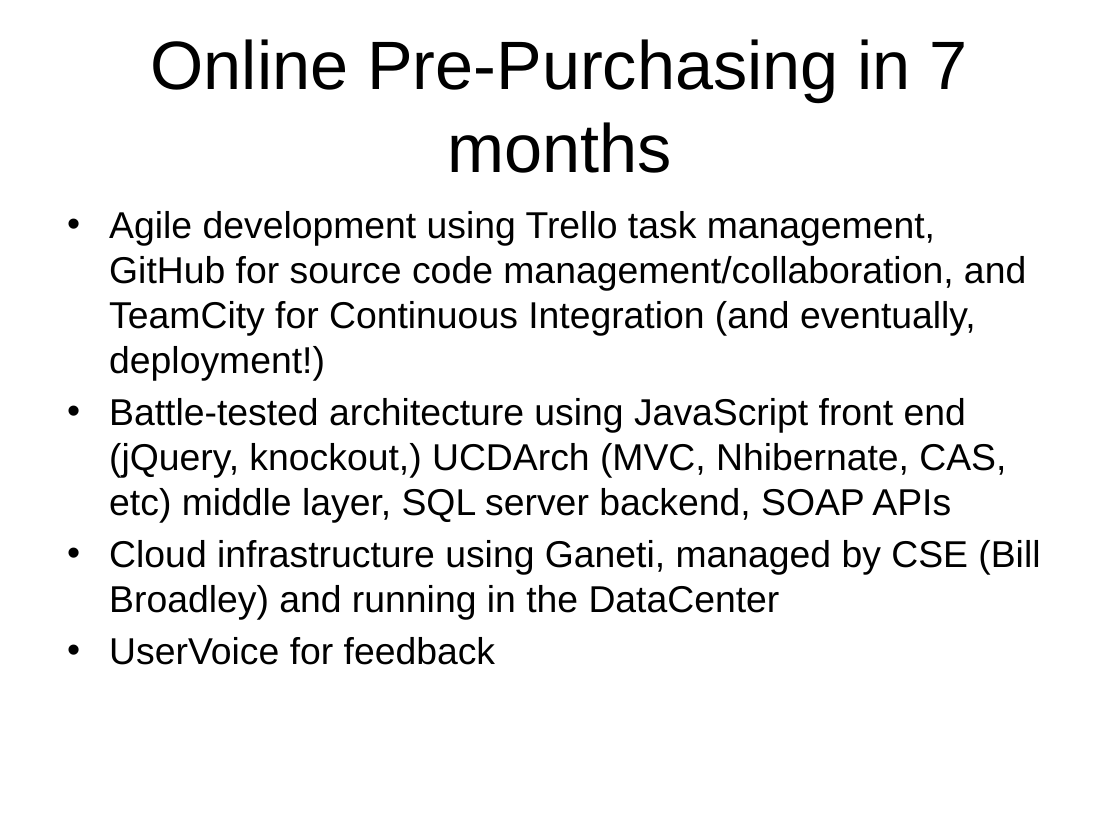
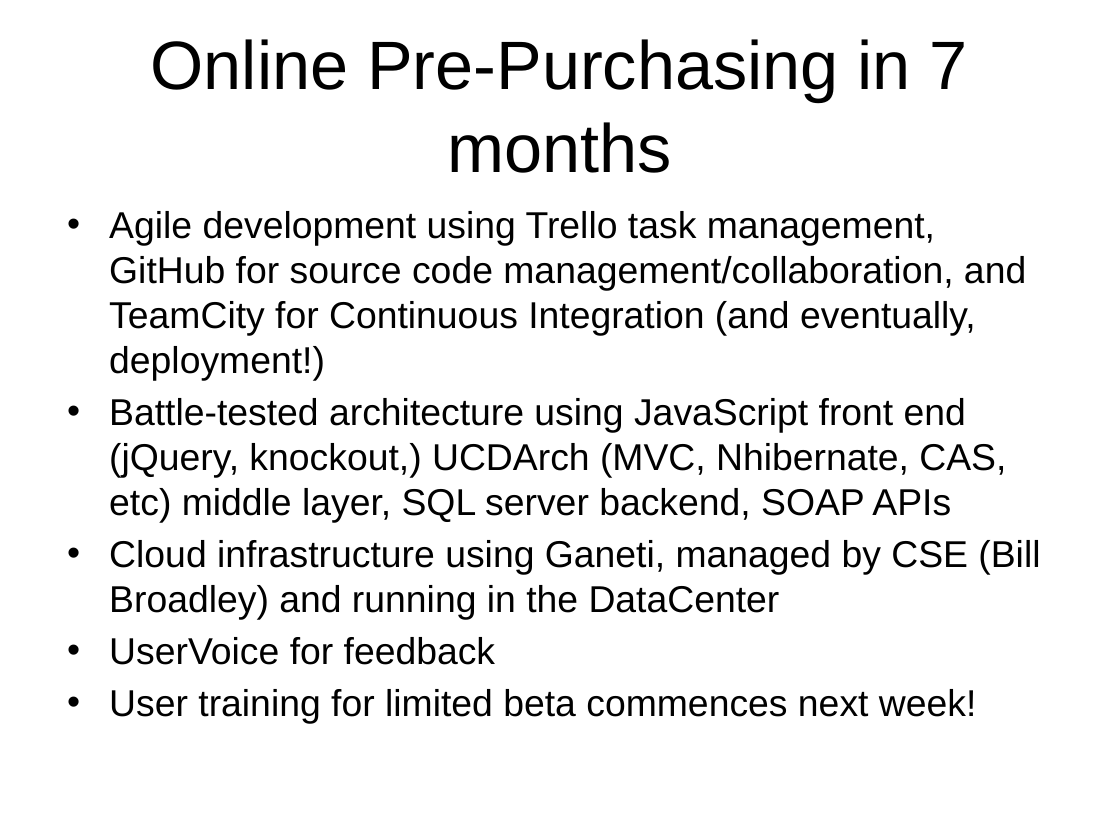
Before and after one commit to acgetchell/Presentations, a slide deck: slide 2 of OnlinePrePurchasing.pptx (slide 3 before the commit). Drawn at 1120x840 pixels with LibreOffice and Linux fonts; fonts in the diff are those of the drawing; background and template pictures are left out. Boxes give left, top, right and bottom in pixels: in the first picture for what was removed or moved away, otherwise in the second. Text is boxed around its words. In the diff, an @@ line names an element or a change of style, - is before the commit and + after.

Commit message:
Finished Pre-Purchasing slides

```diff
--- a/OnlinePrePurchasing.pptx
+++ b/OnlinePrePurchasing.pptx
@@ text at [109, 689, 977, 724]: paragraph added @@
+• User training for limited beta commences next week!
```
Also in this commit, not shown: 2 other slides changed, 3 slides added, 6 slides removed, 1 other file.
